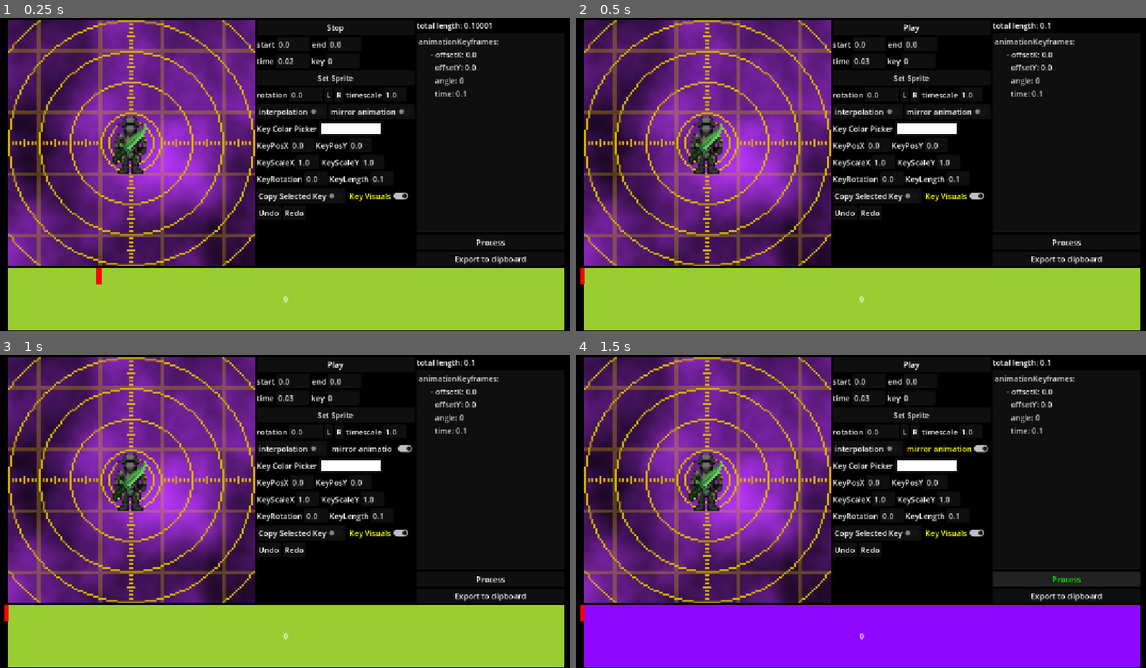
Above: before the commit, frames 1-4 (two rows, left to right).
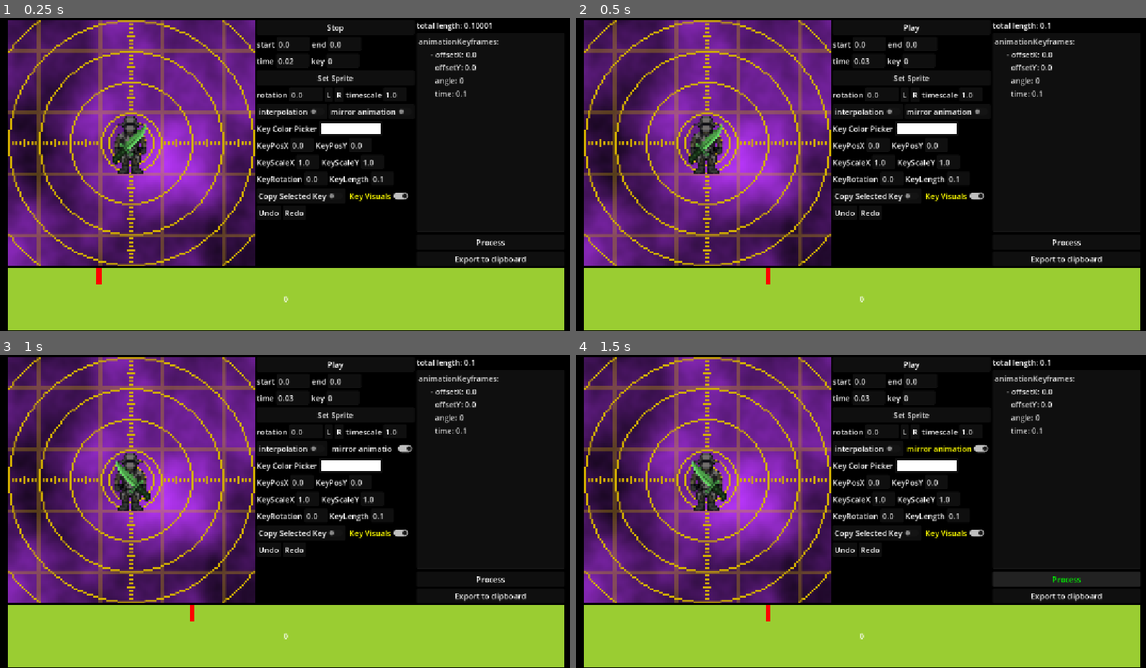
Above: after the commit, the same moments.

Repository: mika10095/carmine-weapon-anim-editor
Game: Godot game, scene res://main.tscn
Two runs of this game, one before a commit and one after it. Both use one fixed random seed, a clock stepped at 60 frames per second and the inputs below.
Inputs:
- Up to frame 1 (0.25 s): no input
- Up to frame 2 (0.5 s): no input
- Up to frame 3 (1 s): click "mirror animation" at 0.5 s
- Up to frame 4 (1.5 s): click "Process" at 1.25 s

Frame 1 is identical in both runs. In frame 2, less than 0.1% of the frame differs, in the area x 0-35%, y 79-86%; in frame 3, 0.4%; in frame 4, 20%, in the area x 0-99%, y 33-100%.

Commit message:
QOL changes and more minor fixes

Diff:
--- a/main.tscn
+++ b/main.tscn
@@ -106,16 +106,22 @@
 events = [SubResource("InputEventAction_dg77c")]
 
 [sub_resource type="InputEventAction" id="InputEventAction_jg3b2"]
-action = &"undo"
+action = &"ui_undo"
 
 [sub_resource type="Shortcut" id="Shortcut_gxbgy"]
 events = [SubResource("InputEventAction_jg3b2")]
 
 [sub_resource type="InputEventAction" id="InputEventAction_k4vqa"]
-action = &"redo"
+action = &"ui_redo"
 
 [sub_resource type="Shortcut" id="Shortcut_uek5b"]
 events = [SubResource("InputEventAction_k4vqa")]
+
+[sub_resource type="InputEventAction" id="InputEventAction_4c57u"]
+action = &"ui_copy"
+
+[sub_resource type="Shortcut" id="Shortcut_kek77"]
+events = [SubResource("InputEventAction_4c57u")]
 
 [node name="Editor" type="Control" unique_id=1551929522]
 layout_mode = 3
@@ -218,6 +224,7 @@
 custom_minimum_size = Vector2(256, 200)
 layout_mode = 2
 size_flags_horizontal = 3
+focus_mode = 1
 theme = ExtResource("2_272bh")
 
 [node name="AnimButton" type="Button" parent="VBoxContainer/HBoxContainer/Tree" unique_id=418496892]
@@ -508,6 +515,7 @@
 
 [node name="ClipboardButton" type="Button" parent="VBoxContainer/HBoxContainer/Control/VBoxContainer" unique_id=259976229]
 layout_mode = 2
+shortcut = SubResource("Shortcut_kek77")
 text = "Export to clipboard"
 
 [node name="Timeline" type="Control" parent="VBoxContainer" unique_id=2108514053]
--- a/monolith.gd
+++ b/monolith.gd
@@ -87,87 +87,93 @@
 	pass
 
 func _process(delta):
-	var movement_vec = Input.get_vector("move_left","move_right","move_up","move_down")
-	var rotation_vec = Input.get_vector("rotate_right", "rotate_left","length_down","length_up")
-	if(movement_vec != Vector2.ZERO):
-		var corrected_movement = movement_vec.rotated(rotation_anchor.global_rotation)
-		corrected_movement.y *= -1
-		if((rotation_anchor.rotation_degrees > 45 && rotation_anchor.rotation_degrees < 135) || (rotation_anchor.rotation_degrees < -45 && rotation_anchor.rotation_degrees > -135)):
+	var focused = get_viewport().gui_get_focus_owner()
+
+	if not(focused is LineEdit or focused is TextEdit):
+		var movement_vec = Input.get_vector("move_left","move_right","move_up","move_down")
+		var rotation_vec = Input.get_vector("rotate_right", "rotate_left","length_down","length_up")
+		if(mirrored):
+			movement_vec.y *= -1
+			rotation_vec.x *= -1
+		if(movement_vec != Vector2.ZERO):
+			var corrected_movement = movement_vec.rotated(rotation_anchor.global_rotation)
 			corrected_movement.y *= -1
-			corrected_movement.x *= -1
-		weapon_sprite_ghost.position += corrected_movement*delta*move_speed
-		key_pos_x_text.text = str(wrapf(snapped(-weapon_sprite_ghost.position.x / 32,0.01),-2,2))
-		key_pos_y_text.text = str(wrapf(snapped(-weapon_sprite_ghost.position.y / 32,0.01),-2,2))
-		weapon_sprite_ghost.position.x = wrapf(weapon_sprite_ghost.position.x,-64,64)
-		weapon_sprite_ghost.position.y = wrapf(weapon_sprite_ghost.position.y,-64,64)
-	if(rotation_vec != Vector2.ZERO):
-		weapon_sprite_ghost.rotation_degrees += rotation_vec.x*delta*move_speed
-		key_length_text.text = str(max(float(key_length_text.text)+snapped(rotation_vec.y*0.01,0.01),0.0))
-	key_rot_text.text = str(snapped(
-	wrapf(weapon_sprite_ghost.rotation_degrees, 0.0, 360.0),
-	0.01
-	))
-
-	var new_key = AnimationKey.new()
-	new_key.index = index
-	new_key.offsetX = float(key_pos_x_text.text)
-	new_key.offsetY = float(key_pos_y_text.text)
-	new_key.angle = float(key_rot_text.text)
-	new_key.scaleX = float(key_scale_x_text.text)
-	new_key.scaleY = float(key_scale_y_text.text)
-	new_key.color = key_color
-	new_key.delta = float(key_length_text.text)
-	if(Input.is_action_just_pressed("quick_key_place")):
-		new_key.index = selected_key+1
-		keyframes.insert(selected_key+1, new_key)
-		_write_back_keys()
-		_on_parse_pressed()
-		current_key_changed.emit(selected_key+1)
-		update_animation()
-		set_total_length()
-		_on_key_text_text_changed(str(selected_key+1))
-		update_animation()
-		copy_key_to_ghost(selected_key)
-		save_undo_state()
-	elif(Input.is_action_just_pressed("key_modify")):
-		new_key.index = selected_key
-		keyframes.set(selected_key, new_key)
-		_write_back_keys()
-		_on_parse_pressed()
-		current_key_changed.emit(selected_key)
-		update_animation()
-		set_total_length()
-		#copy_key_to_ghost(selected_key)
-		save_undo_state()
-	elif(Input.is_action_just_pressed("next_key")):
-		selected_key=min(selected_key+1,keyframes.size()-1)
-		current_key_changed.emit(selected_key)
-		_on_key_text_text_changed(str(selected_key))
-		update_animation()
-		set_total_length()
-		copy_key_to_ghost(selected_key)
-		save_undo_state()
-	elif(Input.is_action_just_pressed("previous_key")):
-		selected_key=max(selected_key-1,0)
-		current_key_changed.emit(selected_key)
-		_on_key_text_text_changed(str(selected_key))
-		update_animation()
-		set_total_length()
-		copy_key_to_ghost(selected_key)
-		save_undo_state()
-	elif(Input.is_action_just_pressed("delete_key")):
-		if(keyframes.size()>1):
-			keyframes.remove_at(selected_key)
-			selected_key = max(selected_key-1,0)
-		_write_back_keys()
-		_on_parse_pressed()
-		current_key_changed.emit(selected_key)
-		update_animation()
-		set_total_length()
-		_on_key_text_text_changed(str(selected_key))
-		update_animation()
-		copy_key_to_ghost(selected_key)
-		save_undo_state()
+			if((rotation_anchor.rotation_degrees > 45 && rotation_anchor.rotation_degrees < 135) || (rotation_anchor.rotation_degrees < -45 && rotation_anchor.rotation_degrees > -135)):
+				corrected_movement.y *= -1
+				corrected_movement.x *= -1
+			weapon_sprite_ghost.position += corrected_movement*delta*move_speed
+			key_pos_x_text.text = str(wrapf(snapped(-weapon_sprite_ghost.position.x / 32,0.01),-2,2))
+			key_pos_y_text.text = str(wrapf(snapped(-weapon_sprite_ghost.position.y / 32,0.01),-2,2))
+			weapon_sprite_ghost.position.x = wrapf(weapon_sprite_ghost.position.x,-64,64)
+			weapon_sprite_ghost.position.y = wrapf(weapon_sprite_ghost.position.y,-64,64)
+		if(rotation_vec != Vector2.ZERO):
+			weapon_sprite_ghost.rotation_degrees += rotation_vec.x*delta*move_speed
+			key_length_text.text = str(max(float(key_length_text.text)+snapped(rotation_vec.y*0.01,0.01),0.0))
+		key_rot_text.text = str(snapped(
+		wrapf(weapon_sprite_ghost.rotation_degrees, 0.0, 360.0),
+		0.01
+		))
+
+		var new_key = AnimationKey.new()
+		new_key.index = index
+		new_key.offsetX = float(key_pos_x_text.text)
+		new_key.offsetY = float(key_pos_y_text.text)
+		new_key.angle = float(key_rot_text.text)
+		new_key.scaleX = float(key_scale_x_text.text)
+		new_key.scaleY = float(key_scale_y_text.text)
+		new_key.color = key_color
+		new_key.delta = float(key_length_text.text)
+		if(Input.is_action_just_pressed("quick_key_place")):
+			new_key.index = selected_key+1
+			keyframes.insert(selected_key+1, new_key)
+			_write_back_keys()
+			_on_parse_pressed()
+			current_key_changed.emit(selected_key+1)
+			update_animation()
+			set_total_length()
+			_on_key_text_text_changed(str(selected_key+1))
+			update_animation()
+			copy_key_to_ghost(selected_key)
+			save_undo_state()
+		elif(Input.is_action_just_pressed("key_modify")):
+			new_key.index = selected_key
+			keyframes.set(selected_key, new_key)
+			_write_back_keys()
+			_on_parse_pressed()
+			current_key_changed.emit(selected_key)
+			update_animation()
+			set_total_length()
+			#copy_key_to_ghost(selected_key)
+			save_undo_state()
+		elif(Input.is_action_just_pressed("next_key")):
+			selected_key=min(selected_key+1,keyframes.size()-1)
+			current_key_changed.emit(selected_key)
+			_on_key_text_text_changed(str(selected_key))
+			update_animation()
+			set_total_length()
+			copy_key_to_ghost(selected_key)
+			save_undo_state()
+		elif(Input.is_action_just_pressed("previous_key")):
+			selected_key=max(selected_key-1,0)
+			current_key_changed.emit(selected_key)
+			_on_key_text_text_changed(str(selected_key))
+			update_animation()
+			set_total_length()
+			copy_key_to_ghost(selected_key)
+			save_undo_state()
+		elif(Input.is_action_just_pressed("delete_key")):
+			if(keyframes.size()>1):
+				keyframes.remove_at(selected_key)
+				selected_key = max(selected_key-1,0)
+			_write_back_keys()
+			_on_parse_pressed()
+			current_key_changed.emit(selected_key)
+			update_animation()
+			set_total_length()
+			_on_key_text_text_changed(str(selected_key))
+			update_animation()
+			copy_key_to_ghost(selected_key)
+			save_undo_state()
 	if(!playing):
 		return
 
@@ -429,8 +435,10 @@
 	_write_back_keys()
 	set_total_length()
 	await get_tree().process_frame
-	yaml_text.release_focus()
-	get_viewport().gui_release_focus()
+	selected_key = min(selected_key,keyframes.size()-1)
+	current_key_changed.emit(selected_key)
+	copy_key_to_ghost(selected_key)
+	update_animation()
 
 func _yaml_to_data():
 	var parser = YAMLParser.new()
@@ -472,16 +480,10 @@
 
 func _on_anim_button_pressed():
 	if(!playing):
-		weapon_sprite_ghost.visible = true
-		weapon_sprite_ghost.process_mode = Node.PROCESS_MODE_ALWAYS
 		playing = true
-		time = 0.0
 		anim_button.text = "Stop"
 	else:
-		weapon_sprite_ghost.visible = true
-		weapon_sprite_ghost.process_mode = Node.PROCESS_MODE_ALWAYS
 		playing = false
-		time = 0.0
 		anim_button.text = "Play"
 
 func _on_global_rotation_text_changed(new_text):
@@ -537,6 +539,7 @@
 
 func _on_mirrored_anim_pressed():
 	mirrored = not mirrored
+	update_animation()
 
 func _on_gun_mode_pressed():
 	gunmode = not gunmode #unused for now
@@ -631,23 +634,22 @@
 func _on_key_text_text_changed(new_text):
 	if !new_text.is_valid_int():
 		return
-	var key = int(new_text)
+
+	var key = clamp(int(new_text), 0, keyframes.size() - 1)
+
 	selected_key = key
-	var time_accumulator = 0
-	for i in range(keyframes.size()):
-		if(i<key):
-			time_accumulator += keyframes[i].delta
+
 	var epsilon := 0.0001
-
-	for i in range(keyframes.size()):
-		if i < key:
-			time_accumulator += max(keyframes[i].delta, epsilon)
-
-	time = time_accumulator + epsilon
-	timer_text.text = str(time_accumulator)
-	_on_timer_text_text_changed(timer_text.text)
+	var accumulated_time := 0.0
+
+	for i in range(key):
+		accumulated_time += max(keyframes[i].delta, epsilon)
+
+	time = accumulated_time
+	timer_text.text = str(snapped(time, 0.0001))
 	current_key_changed.emit(selected_key)
 	copy_key_to_ghost(selected_key)
+	update_animation()
 
 func _on_copy_key_toggle_pressed():
 	copy_key = !copy_key
--- a/project.godot
+++ b/project.godot
@@ -110,16 +110,6 @@
 "events": [Object(InputEventKey,"resource_local_to_scene":false,"resource_name":"","device":-1,"window_id":0,"alt_press …(192 unchanged characters)…
 ]
 }
-undo={
-"deadzone": 0.2,
-"events": [Object(InputEventKey,"resource_local_to_scene":false,"resource_name":"","device":-1,"window_id":0,"alt_pressed":false,"shift_pressed":false,"ctrl_pressed":true,"meta_pressed":false,"pressed":false,"keycode":90,"physical_keycode":0,"key_label":0,"unicode":0,"location":0,"echo":false,"script":null)
-]
-}
-redo={
-"deadzone": 0.2,
-"events": [Object(InputEventKey,"resource_local_to_scene":false,"resource_name":"","device":-1,"window_id":0,"alt_pressed":false,"shift_pressed":false,"ctrl_pressed":true,"meta_pressed":false,"pressed":false,"keycode":89,"physical_keycode":0,"key_label":0,"unicode":0,"location":0,"echo":false,"script":null)
-]
-}
 quick_left_rotate={
 "deadzone": 0.2,
 "events": [Object(InputEventKey,"resource_local_to_scene":false,"resource_name":"","device":-1,"window_id":0,"alt_press …(191 unchanged characters)…
